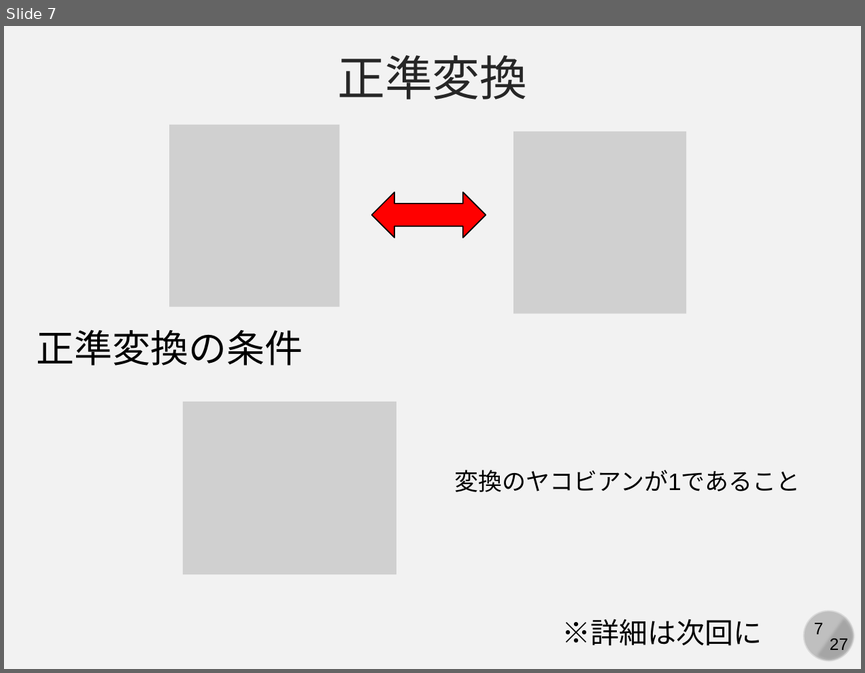
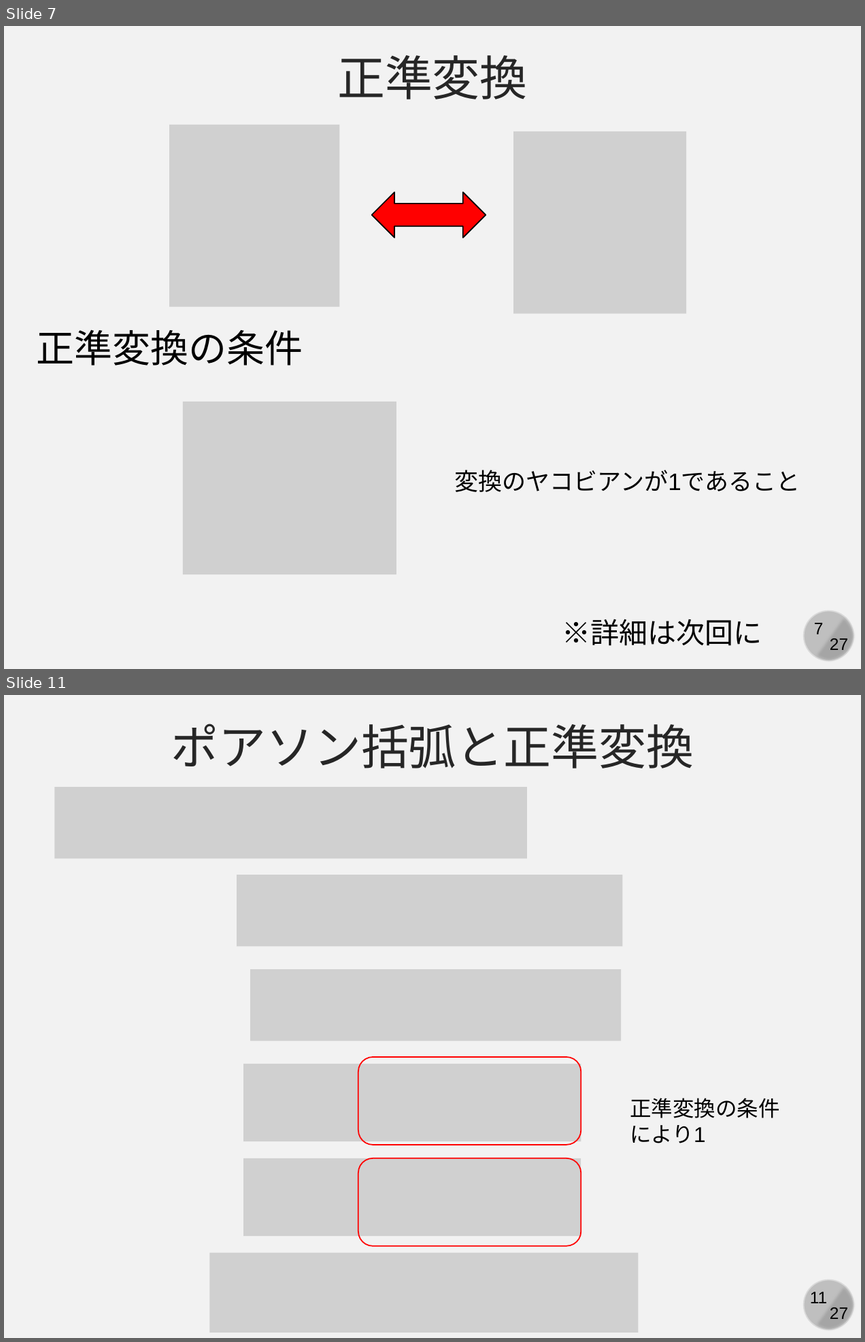
Before and after one commit to kaityo256/classical_mechanics, a slide deck: poisson/fig/slide.pptx. Shown one above the other, each under a label of ours: slide 7 before the commit, slides 7 and 11 after it; the slides between them are not shown. The pictures are 865x673 and 865x1342 pixels, drawn with LibreOffice and Linux fonts; fonts in the diff are those of the drawing; grey boxes stand for pictures. Boxes give left, top, right and bottom in pixels: in the first picture for what was removed or moved away, otherwise in the second. Text is boxed around its words. In the diff, an @@ line names an element or a change of style, - is before the commit and + after.

```diff
--- a/poisson/fig/slide.pptx
+++ b/poisson/fig/slide.pptx
@@ slide 11 added at bbox=[4, 695, 861, 1338], background #F2F2F2; not listed: 4 template elements that a slide beside it also shows @@
@@ text added at bbox=[171, 724, 694, 768], 40 pt, text #262626 @@
+ポアソン括弧と正準変換
@@ picture added at bbox=[54, 787, 527, 859] @@
@@ picture added at bbox=[237, 875, 623, 947] @@
@@ picture added at bbox=[250, 969, 621, 1041] @@
@@ rounded rectangle added at bbox=[358, 1057, 581, 1144], outline #FF0000 1 pt @@
@@ picture added at bbox=[244, 1064, 581, 1141] @@
@@ text added at bbox=[630, 1098, 779, 1143], 18 pt, text #000000 @@
+正準変換の条件
+により1
@@ picture added at bbox=[244, 1157, 581, 1236] @@
@@ rounded rectangle added at bbox=[358, 1157, 581, 1245], outline #FF0000 1 pt @@
@@ picture added at bbox=[209, 1253, 638, 1332] @@
```
Also in this commit, not shown: 2 slides changed, 3 other slides added.
